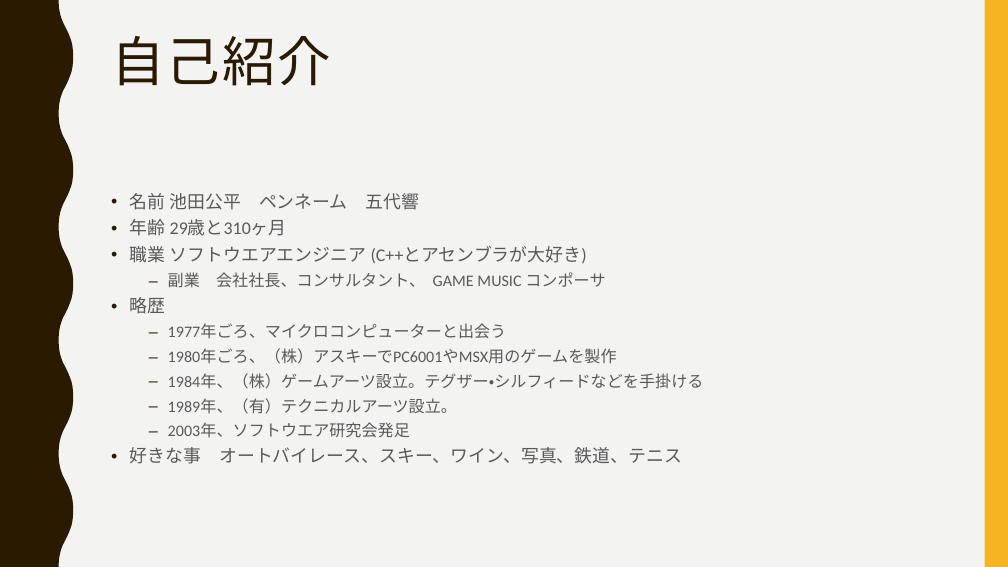
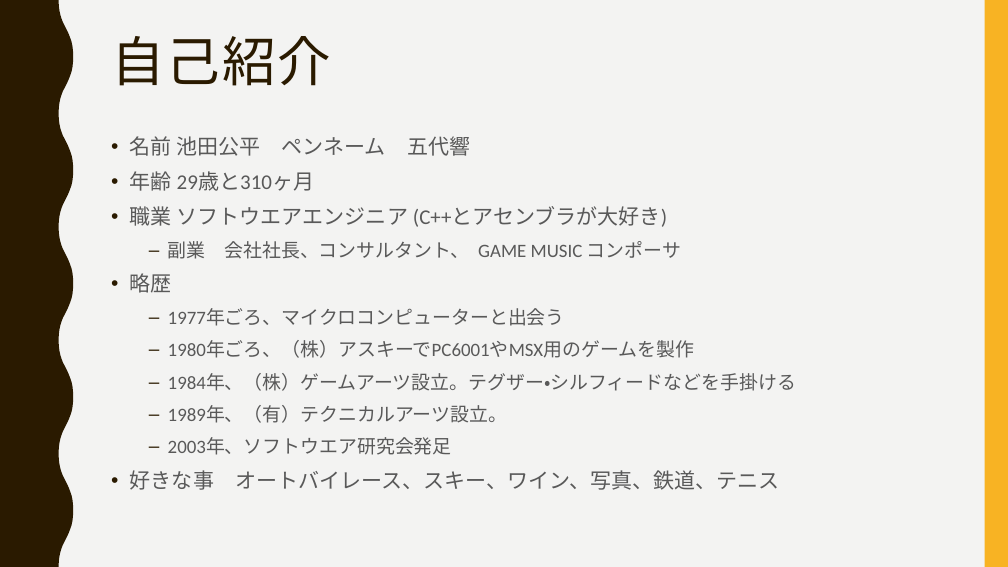
Before and after one commit to ssa-study/documents, a slide deck: slide 2 of HappyEngineer_part2.pptx. Drawn at 1008x567 pixels with LibreOffice and Linux fonts; fonts in the diff are those of the drawing. Boxes give left, top, right and bottom in pixels: in the first picture for what was removed or moved away, otherwise in the second. Text is boxed around its words. In the diff, an @@ line names an element or a change of style, - is before the commit and + after.

```diff
--- a/HappyEngineer_part2.pptx
+++ b/HappyEngineer_part2.pptx
@@ text "名前 池田公平 ペンネーム 五代響": place and size @@
-text "名前 池田公平 ペンネーム 五代響" at (130, 193, 704, 464)
+text "名前 池田公平 ペンネーム 五代響" at (130, 136, 796, 490)
@@ text "名前 池田公平 ペンネーム 五代響" at (130, 136, 796, 490): size 17 to 20 pt in "名前 池田公平 ペンネーム 五代響", "年齢 29歳と310ヶ月", "職業 ソフトウエアエンジニア (C++とアセンブラが大好き)", "略歴" and 1 more places; size 15.3 to 18 pt in "副業 会社社長、コンサルタント、 GAME MUSIC コンポーサ", "1977年ごろ、マイクロコンピューターと出会う", "1980年ごろ、（株）アスキーでPC6001やMSX用のゲームを製作", "1984年、（株）ゲームアーツ設立。テグザー・シルフィードなどを手掛ける" and 2 more places; line spacing 0.9 to 1.1 @@
```
Also in this commit, not shown: 3 other slides changed, 5 slides added, 1 slide removed, 1 other file.
